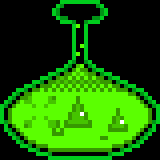
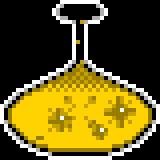
Two versions of the same layered image (160×160). Layer-by-layer changes:
added group "goldframes" with 20 layers above "redframes" over [left=0, top=0, right=160, bottom=160]
added group "gold1" with 3 layers in group "goldframes" over [left=0, top=0, right=160, bottom=160]
added layer "goldflask1" in group "gold1" over [left=0, top=0, right=160, bottom=160]
added layer "stars" in group "gold1" over [left=36, top=96, right=136, bottom=140]
added layer "goldpot1" in group "gold1" over [left=8, top=4, right=152, bottom=152]
hid group "greenframes" (20 layers) over [left=0, top=0, right=160, bottom=160]
